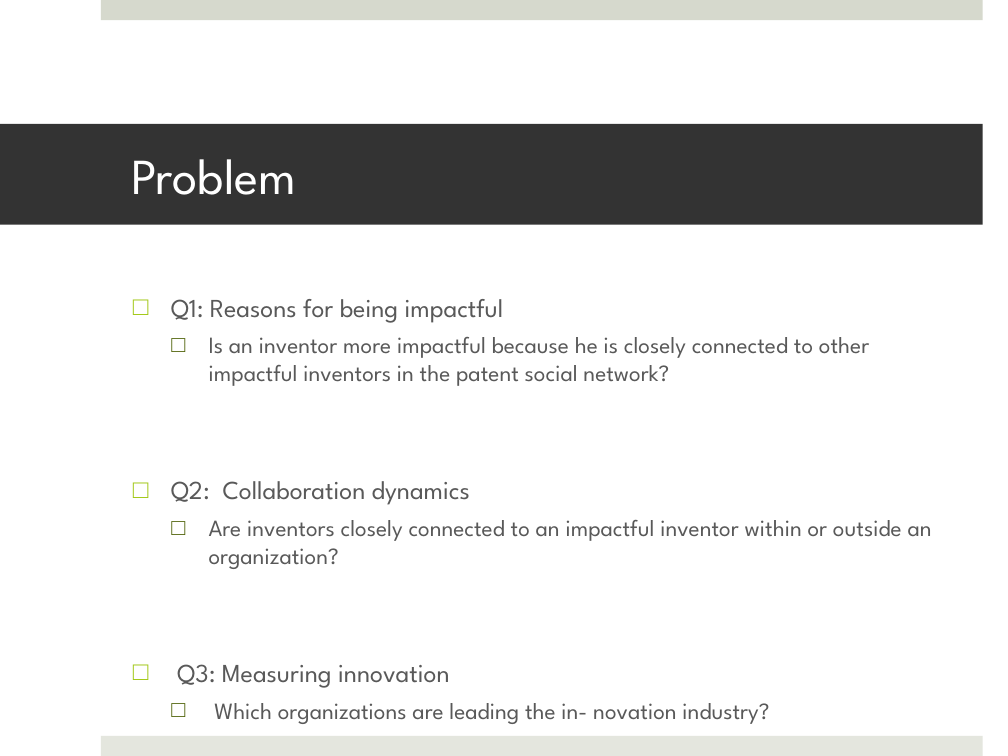
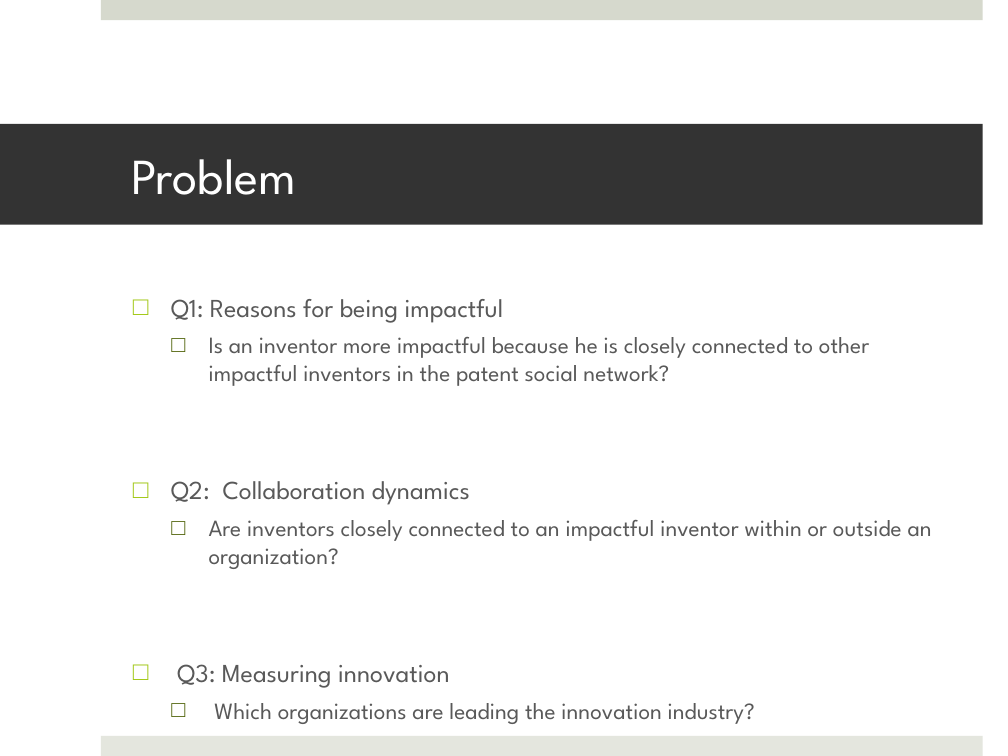
Before and after one commit to loiluu/cs5345.a3, a slide deck: slide 4 of presentation/SSL_3.0.pptx. Drawn at 1008x756 pixels with LibreOffice and Linux fonts; fonts in the diff are those of the drawing. Boxes give left, top, right and bottom in pixels: in the first picture for what was removed or moved away, otherwise in the second. Text is boxed around its words. In the diff, an @@ line names an element or a change of style, - is before the commit and + after.

Commit message:
presentation

```diff
--- a/presentation/SSL_3.0.pptx
+++ b/presentation/SSL_3.0.pptx
@@ text at [214, 703, 755, 724]: text changed @@
-  □ Which organizations are leading the in- novation industry?
+  □ Which organizations are leading the innovation industry?
```
